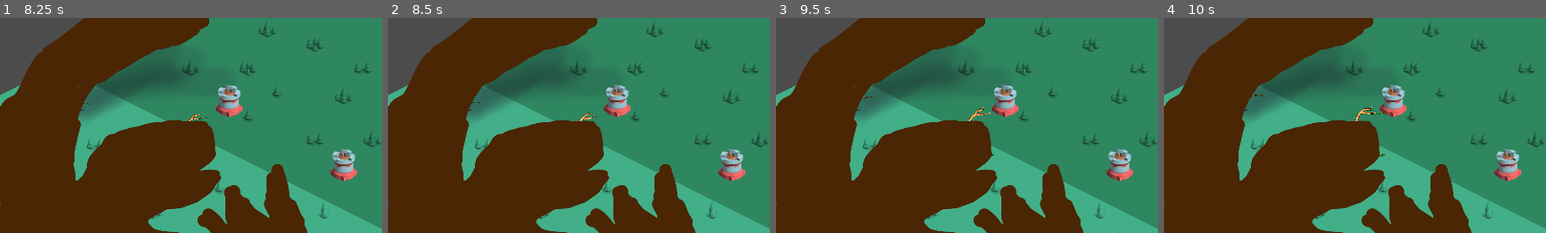
Above: before the commit, frames 1-4 (left to right).
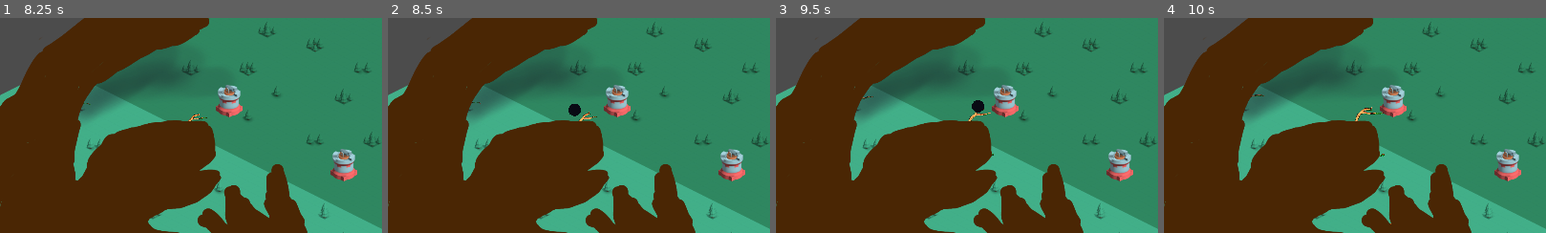
Above: after the commit, the same moments.

Repository: rayosdev/Doorigin
Game: Godot game, scene res://Main.tscn
Two runs of this game, one before a commit and one after it. Both use one fixed random seed, a clock stepped at 60 frames per second and the inputs below.
Inputs (mouse positions are % of the whole screen's width and height, from its top left):
- Up to frame 1 (8.25 s): move the mouse to (72, 45) at 0.52 s; hold D (move_right) 0.53-1.28 s; tap Space (place_tower) at 0.6, 2.85, 5, 5.1, 7.35 s; click (72, 45) at 0.67 s; move the mouse to (30, 55) at 1.27 s; hold S (move_down) 1.28-2.03 s; click (30, 55) at 1.35 s; move the mouse to (60, 28) at 2.02 s; hold D (move_right) 2.03-2.78 s; tap F (settle_base) at 2.1, 4.35, 6.6 s; move the mouse to (45, 70) at 2.77 s; hold W (move_up) 2.78-3.53 s; click (45, 70) at 2.92 s; tap Enter at 3.5, 8 s; move the mouse to (80, 65) at 3.52 s; hold A (move_left) 3.53-5.03 s; click (80, 65) at 3.6 s; move the mouse to (20, 35) at 4.27 s; move the mouse to (55, 50) at 5.02 s; hold S (move_down) 5.03-5.78 s; click (55, 50) at 5.17 s; move the mouse to (35, 25) at 5.77 s; hold D (move_right) 5.78-6.53 s; click (35, 25) at 5.85 s; move the mouse to (72, 45) at 6.52 s; hold W (move_up) 6.53-7.28 s; move the mouse to (30, 55) at 7.27 s; hold D (move_right) 7.28-8.03 s; click (30, 55) at 7.42 s; move the mouse to (60, 28) at 8.02 s; hold S (move_down) from 8.03 s (still down); click (60, 28) at 8.1 s
- Up to frame 2 (8.5 s): keep holding S (move_down)
- Up to frame 3 (9.5 s): move the mouse to (45, 70) at 8.77 s; release S (move_down) at 8.78 s; hold A (move_left) from 8.78 s (still down); tap F (settle_base) at 8.85 s
- Up to frame 4 (10 s): move the mouse to (80, 65) at 9.52 s; release A (move_left) at 9.53 s; hold W (move_up) from 9.53 s (still down); tap Space (place_tower) at 9.6 s; click (80, 65) at 9.67 s
The pictures show only the part of the screen within x 0-50%, y 36-86%; the shares and areas given below are measured in that part.

Frame 1 is identical in both runs. In frame 2, 0.1% of the frame differs, in the area x 47-51%, y 40-46%; in frame 3, 0.1%; in frame 4, nothing differs.

Commit message:
tower projectile added

Diff:
--- a/EnemyTarget.tscn
+++ b/EnemyTarget.tscn
@@ -11,7 +11,7 @@
 
 [node name="Node2D" type="Node2D"]
 
-[node name="Enemy" type="KinematicBody2D" parent="."]
+[node name="Enemy" type="KinematicBody2D" parent="." groups=["Enemies"]]
 collision_layer = 0
 collision_mask = 0
 script = ExtResource( 1 )
--- /dev/null
+++ b/prefabs/TowerProjectile.tscn
@@ -0,0 +1,22 @@
+[gd_scene load_steps=4 format=2]
+
+[ext_resource path="res://assets/graphics/Projectile.png" type="Texture" id=1]
+[ext_resource path="res://script/TowerProjectile.gd" type="Script" id=2]
+
+[sub_resource type="CircleShape2D" id=1]
+radius = 17.2653
+
+[node name="TowerProjectile" type="KinematicBody2D"]
+script = ExtResource( 2 )
+
+[node name="Sprite" type="Sprite" parent="."]
+texture = ExtResource( 1 )
+
+[node name="CollisionShape2D" type="CollisionShape2D" parent="."]
+shape = SubResource( 1 )
+
+[node name="Timer" type="Timer" parent="."]
+wait_time = 5.0
+autostart = true
+
+[connection signal="timeout" from="Timer" to="." method="_on_Timer_timeout"]
--- a/script/Tower.gd
+++ b/script/Tower.gd
@@ -1,10 +1,12 @@
 extends Sprite
 
 
-const radius = 10
+export var radius = 75
 var upgrades = []
 var time_since_last_shot = Time.get_ticks_msec()
 const time_between_shots = 1000 #in ms
+
+var projectile = preload("res://prefabs/TowerProjectile.tscn")
 
 func _process(_delta):
 	if (Time.get_ticks_msec() > (time_since_last_shot + time_between_shots)):
@@ -12,5 +14,15 @@
 		time_since_last_shot = Time.get_ticks_msec()
 
 func shoot():
-	#print("pew pew!")
-	pass
+	var enemy = find_closest_enemy()
+	if enemy:
+		var projectile_instance = projectile.instance()
+		self.get_parent().add_child(projectile_instance)
+		projectile_instance.position = position
+		projectile_instance.set_target_destination(enemy.global_position)
+
+func find_closest_enemy():
+	var enemies = get_tree().get_nodes_in_group("Enemies")
+	for enemy in enemies:
+		if position.distance_to(enemy.global_position) < radius:
+			return enemy
--- /dev/null
+++ b/script/TowerProjectile.gd
@@ -0,0 +1,17 @@
+extends KinematicBody2D
+
+var target_destination
+var speed = 5
+
+func _ready():
+	pass
+
+func set_target_destination(target):
+	target_destination = target
+
+func _physics_process(delta):
+	move_and_slide(target_destination * speed)
+
+
+func _on_Timer_timeout():
+	queue_free()
Binary file added: assets/graphics/Projectile.png
Not shown, added: assets/graphics/Projectile.png.import
